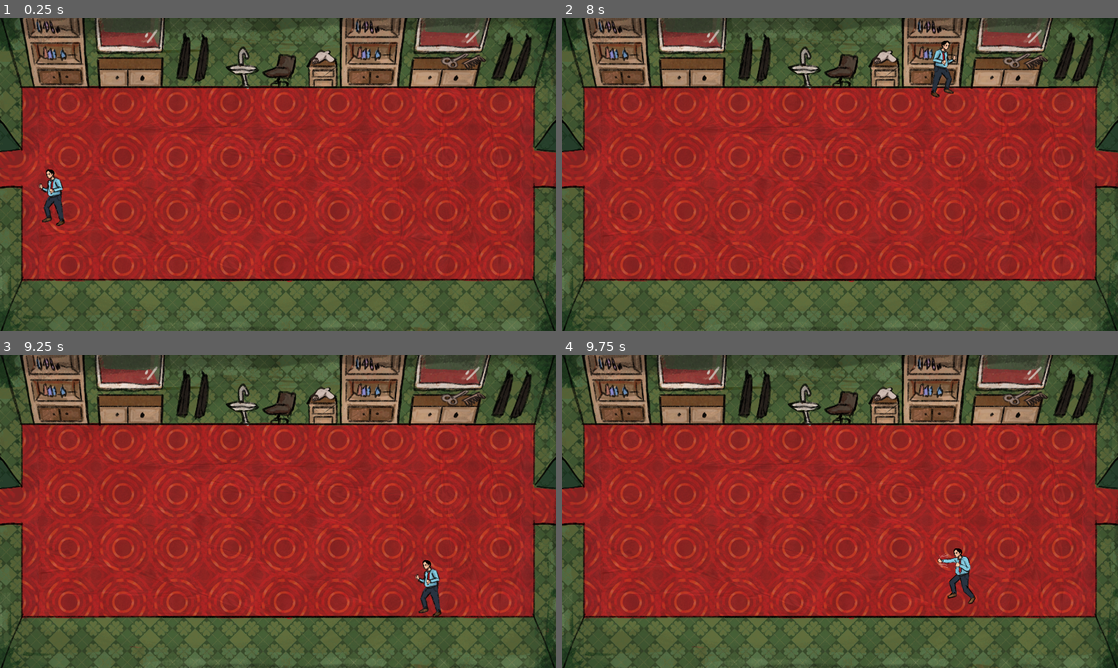
Above: before the commit, frames 1-4 (two rows, left to right).
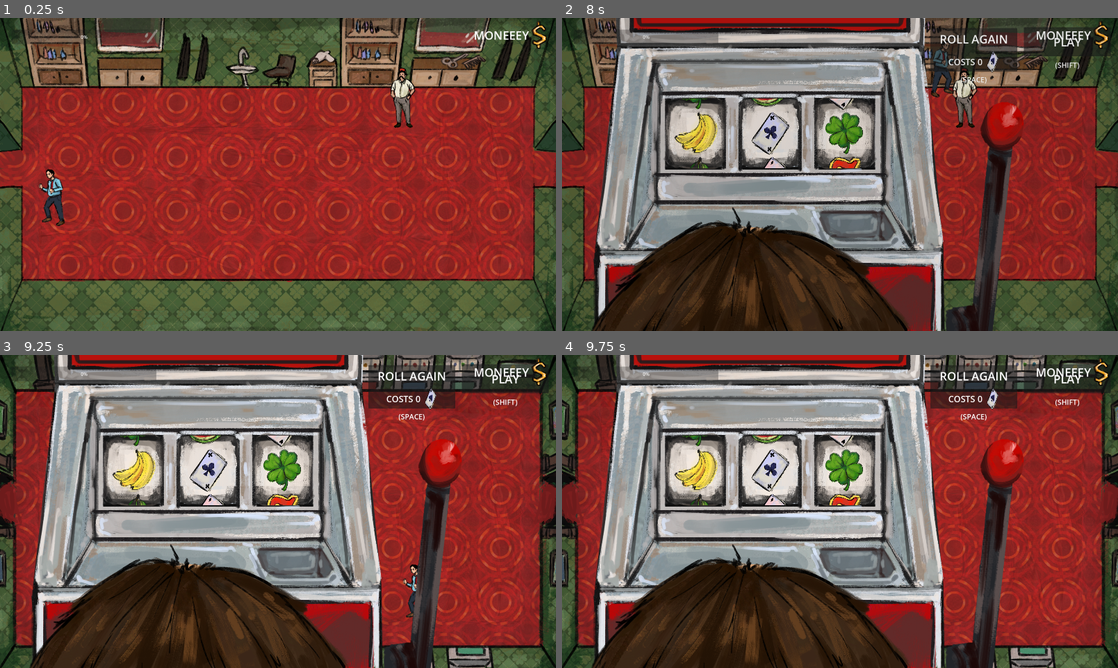
Above: after the commit, the same moments.

Repository: Rionit/GDS-Jam-2025
Game: Godot game, scene res://scenes/TurkishRoom.tscn
Same seed, same stepped clock (60 frames per second), same inputs: the game is played once before the commit and once after it. This scene is started directly instead of the project's main scene. The engine's default icon, where the game draws it, is replaced by a stand-in: a white triangle on a blue panel in a dark square.
Inputs (mouse positions are in pixels of both pictures, inside the frame that each line leads up to):
- Up to frame 1 (0.25 s): no input
- Up to frame 2 (8 s): tap Enter at 0.5 s; move the mouse to (962, 158) at 0.52 s; press the mouse at (962, 158) at 0.53 s; hold D (right) 0.53-1.28 s; move the mouse to (728, 190) at 1.27 s; release the mouse at (728, 190) at 1.28 s; hold S (down) 1.28-2.03 s; tap Shift (dash) every 1.5 s from 1.35 to 7.35 s; tap Space at 2 s; move the mouse to (895, 105) at 2.02 s; press the mouse at (895, 105) at 2.03 s; hold D (right) 2.03-2.78 s; move the mouse to (812, 237) at 2.77 s; release the mouse at (812, 237) at 2.78 s; hold W (up) 2.78-3.53 s; move the mouse to (1006, 221) at 3.52 s; press the mouse at (1006, 221) at 3.53 s; hold A (left) 3.53-5.03 s; move the mouse to (673, 127) at 4.27 s; release the mouse at (673, 127) at 4.28 s; move the mouse to (867, 174) at 5.02 s; press the mouse at (867, 174) at 5.03 s; hold S (down) 5.03-5.78 s; move the mouse to (756, 96) at 5.77 s; release the mouse at (756, 96) at 5.78 s; hold D (right) 5.78-6.53 s; move the mouse to (962, 158) at 6.52 s; press the mouse at (962, 158) at 6.53 s; hold W (up) 6.53-7.28 s; move the mouse to (728, 190) at 7.27 s; release the mouse at (728, 190) at 7.28 s; hold D (right) from 7.28 s (still down)
- Up to frame 3 (9.25 s): move the mouse to (333, 442) at 8.02 s; release D (right) at 8.03 s; press the mouse at (333, 442) at 8.03 s; hold S (down) 8.03-8.78 s; move the mouse to (250, 574) at 8.77 s; release the mouse at (250, 574) at 8.78 s; hold A (left) from 8.78 s (still down); tap Shift (dash) at 8.85 s
- Up to frame 4 (9.75 s): move the mouse to (1006, 558) at 9.52 s; release A (left) at 9.53 s; press the mouse at (1006, 558) at 9.53 s; hold W (up) from 9.53 s (still down)

The runs differ from the first frame. In frame 1, 1.4% of the frame differs, in the area x 4-99%, y 1-36%; in frame 2, 66%; in frame 3, 78%; in frame 4, 78%, in the area x 0-100%, y 0-100%.

Commit message:
Added turkish guy

Diff:
--- a/scenes/GUI.tscn
+++ b/scenes/GUI.tscn
@@ -2,6 +2,53 @@
 
 [ext_resource type="Script" uid="uid://dv4lhdrjda5g2" path="res://scripts/gui.gd" id="1_5j4t3"]
 [ext_resource type="Texture2D" uid="uid://b5abnjri3a0nx" path="res://sprites/icons_ui/dollar.png" id="1_jbthi"]
+
+[sub_resource type="Animation" id="Animation_womn8"]
+length = 0.001
+tracks/0/type = "bezier"
+tracks/0/imported = false
+tracks/0/enabled = true
+tracks/0/path = NodePath("ColorRect:modulate:r")
+tracks/0/interp = 1
+tracks/0/loop_wrap = true
+tracks/0/keys = {
+"handle_modes": PackedInt32Array(2),
+"points": PackedFloat32Array(1, -0.25, 0, 0.25, 0),
+"times": PackedFloat32Array(0)
+}
+tracks/1/type = "bezier"
+tracks/1/imported = false
+tracks/1/enabled = true
+tracks/1/path = NodePath("ColorRect:modulate:g")
+tracks/1/interp = 1
+tracks/1/loop_wrap = true
+tracks/1/keys = {
+"handle_modes": PackedInt32Array(2),
+"points": PackedFloat32Array(1, -0.25, 0, 0.25, 0),
+"times": PackedFloat32Array(0)
+}
+tracks/2/type = "bezier"
+tracks/2/imported = false
+tracks/2/enabled = true
+tracks/2/path = NodePath("ColorRect:modulate:b")
+tracks/2/interp = 1
+tracks/2/loop_wrap = true
+tracks/2/keys = {
+"handle_modes": PackedInt32Array(2),
+"points": PackedFloat32Array(1, -0.25, 0, 0.25, 0),
+"times": PackedFloat32Array(0)
+}
+tracks/3/type = "bezier"
+tracks/3/imported = false
+tracks/3/enabled = true
+tracks/3/path = NodePath("ColorRect:modulate:a")
+tracks/3/interp = 1
+tracks/3/loop_wrap = true
+tracks/3/keys = {
+"handle_modes": PackedInt32Array(2),
+"points": PackedFloat32Array(0, -0.25, 0, 0.25, 0),
+"times": PackedFloat32Array(0)
+}
 
 [sub_resource type="Animation" id="Animation_5j4t3"]
 resource_name = "fade_in"
@@ -51,53 +98,6 @@
 "times": PackedFloat32Array(0, 0.5)
 }
 
-[sub_resource type="Animation" id="Animation_womn8"]
-length = 0.001
-tracks/0/type = "bezier"
-tracks/0/imported = false
-tracks/0/enabled = true
-tracks/0/path = NodePath("ColorRect:modulate:r")
-tracks/0/interp = 1
-tracks/0/loop_wrap = true
-tracks/0/keys = {
-"handle_modes": PackedInt32Array(2),
-"points": PackedFloat32Array(1, -0.25, 0, 0.25, 0),
-"times": PackedFloat32Array(0)
-}
-tracks/1/type = "bezier"
-tracks/1/imported = false
-tracks/1/enabled = true
-tracks/1/path = NodePath("ColorRect:modulate:g")
-tracks/1/interp = 1
-tracks/1/loop_wrap = true
-tracks/1/keys = {
-"handle_modes": PackedInt32Array(2),
-"points": PackedFloat32Array(1, -0.25, 0, 0.25, 0),
-"times": PackedFloat32Array(0)
-}
-tracks/2/type = "bezier"
-tracks/2/imported = false
-tracks/2/enabled = true
-tracks/2/path = NodePath("ColorRect:modulate:b")
-tracks/2/interp = 1
-tracks/2/loop_wrap = true
-tracks/2/keys = {
-"handle_modes": PackedInt32Array(2),
-"points": PackedFloat32Array(1, -0.25, 0, 0.25, 0),
-"times": PackedFloat32Array(0)
-}
-tracks/3/type = "bezier"
-tracks/3/imported = false
-tracks/3/enabled = true
-tracks/3/path = NodePath("ColorRect:modulate:a")
-tracks/3/interp = 1
-tracks/3/loop_wrap = true
-tracks/3/keys = {
-"handle_modes": PackedInt32Array(2),
-"points": PackedFloat32Array(0, -0.25, 0, 0.25, 0),
-"times": PackedFloat32Array(0)
-}
-
 [sub_resource type="AnimationLibrary" id="AnimationLibrary_womn8"]
 _data = {
 &"RESET": SubResource("Animation_womn8"),
@@ -105,6 +105,7 @@
 }
 
 [node name="GUI" type="Control"]
+z_index = 1000
 layout_mode = 3
 anchors_preset = 15
 anchor_right = 1.0
--- a/scenes/TurkishRoom.tscn
+++ b/scenes/TurkishRoom.tscn
@@ -1,13 +1,17 @@
-[gd_scene load_steps=5 format=3 uid="uid://dydhxfa76s740"]
+[gd_scene load_steps=7 format=3 uid="uid://dydhxfa76s740"]
 
 [ext_resource type="Script" uid="uid://djd5c66bolsqp" path="res://scripts/TurkishRoom.gd" id="1_7xmo2"]
 [ext_resource type="Texture2D" uid="uid://3ouh5iunpanh" path="res://sprites/levels/lvl_turkish.png" id="1_v0y1i"]
+[ext_resource type="Texture2D" uid="uid://bembfxy307hy6" path="res://sprites/turkish_guy/turkish_idle.png" id="3_jsvlk"]
 
 [sub_resource type="RectangleShape2D" id="RectangleShape2D_mou3t"]
 size = Vector2(200, 1463)
 
 [sub_resource type="RectangleShape2D" id="RectangleShape2D_j5ccd"]
 size = Vector2(1937, 280)
+
+[sub_resource type="RectangleShape2D" id="RectangleShape2D_jsvlk"]
+size = Vector2(200, 244)
 
 [node name="TurkishRoom" type="Node2D"]
 script = ExtResource("1_7xmo2")
@@ -34,3 +38,15 @@
 [node name="CollisionShape2D4" type="CollisionShape2D" parent="Walls"]
 position = Vector2(959, 1051)
 shape = SubResource("RectangleShape2D_j5ccd")
+
+[node name="Area2D" type="Area2D" parent="."]
+position = Vector2(1392, 273)
+
+[node name="Sprite2D" type="Sprite2D" parent="Area2D"]
+texture = ExtResource("3_jsvlk")
+
+[node name="CollisionShape2D" type="CollisionShape2D" parent="Area2D"]
+position = Vector2(0, 81)
+shape = SubResource("RectangleShape2D_jsvlk")
+
+[connection signal="body_entered" from="Area2D" to="." method="_on_area_2d_body_entered"]
--- a/scripts/SceneManager.gd
+++ b/scripts/SceneManager.gd
@@ -6,6 +6,7 @@
 const SLOT_MACHINE_ROOM = preload("uid://bw2tnuih4o3ux")
 const TURKISH_ROOM = preload("uid://dydhxfa76s740")
 const MAIN_MENU = preload("uid://b5gqinx15qlw0")
+const TURKISH_GUY = preload("uid://phejuxsn6sro")
 
 var levels : Array[PackedScene] = [
 	SLOT_MACHINE_ROOM,
@@ -13,6 +14,7 @@
 	CRANE_ROOM,
 	#ROULETTE_ROOM,
 	TURKISH_ROOM,
+	TURKISH_GUY,
 	MAIN_MENU
 ]
 
--- a/scripts/TurkishRoom.gd
+++ b/scripts/TurkishRoom.gd
@@ -3,3 +3,7 @@
 	AudioManager.fade_out_music()
 	AudioManager.play_music(load("res://sound/turkish_lvl/hallway_music.wav"))
 	AudioManager.fade_in_music()
+
+
+func _on_area_2d_body_entered(body: Node2D) -> void:
+	SceneManager.next_level()
